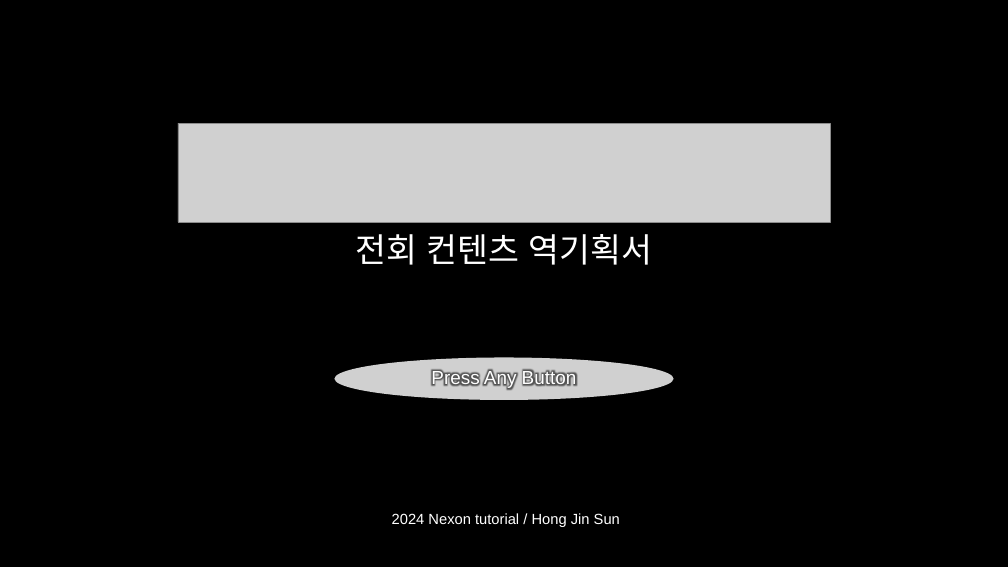
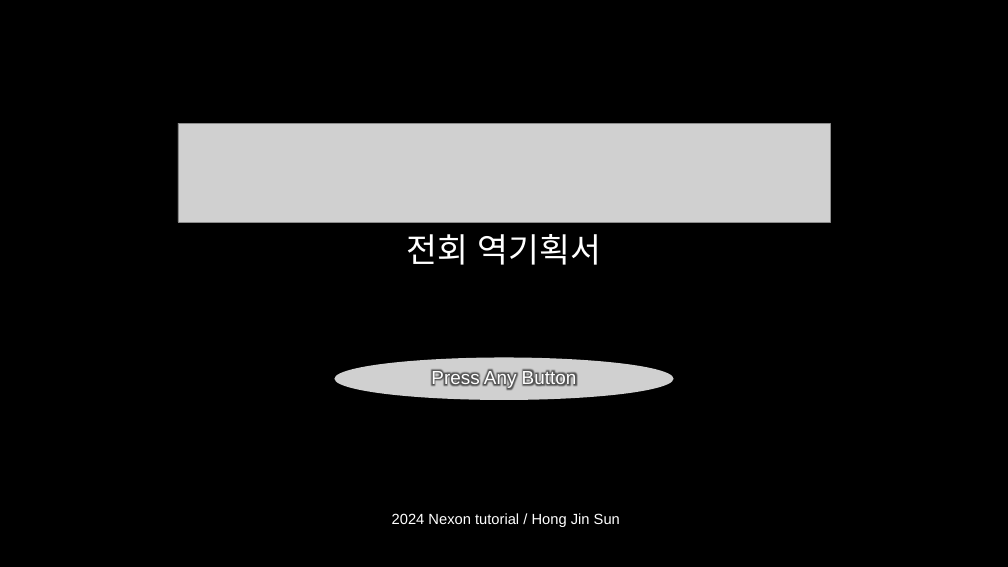
Before and after one commit to hjs0913/GameDesign, a slide deck: slide 1 of 엘든링 역기획서/엘든링_전회컨텐츠_역기획서.pptx. Drawn at 1008x567 pixels with LibreOffice and Linux fonts; fonts in the diff are those of the drawing; grey boxes stand for pictures; background and template pictures are left out. Boxes give left, top, right and bottom in pixels: in the first picture for what was removed or moved away, otherwise in the second. Text is boxed around its words. In the diff, an @@ line names an element or a change of style, - is before the commit and + after.

Commit message:
기획의도 수정 / '전회' 소개 작성

```diff
--- a/엘든링 역기획서/엘든링_전회컨텐츠_역기획서.pptx
+++ b/엘든링 역기획서/엘든링_전회컨텐츠_역기획서.pptx
@@ text at (x1=406, y1=234, x2=602, y2=265): text changed @@
-전회 컨텐츠 역기획서
+전회 역기획서
```
Also in this commit, not shown: 6 other slides changed, 3 slides added, 1 other file.
